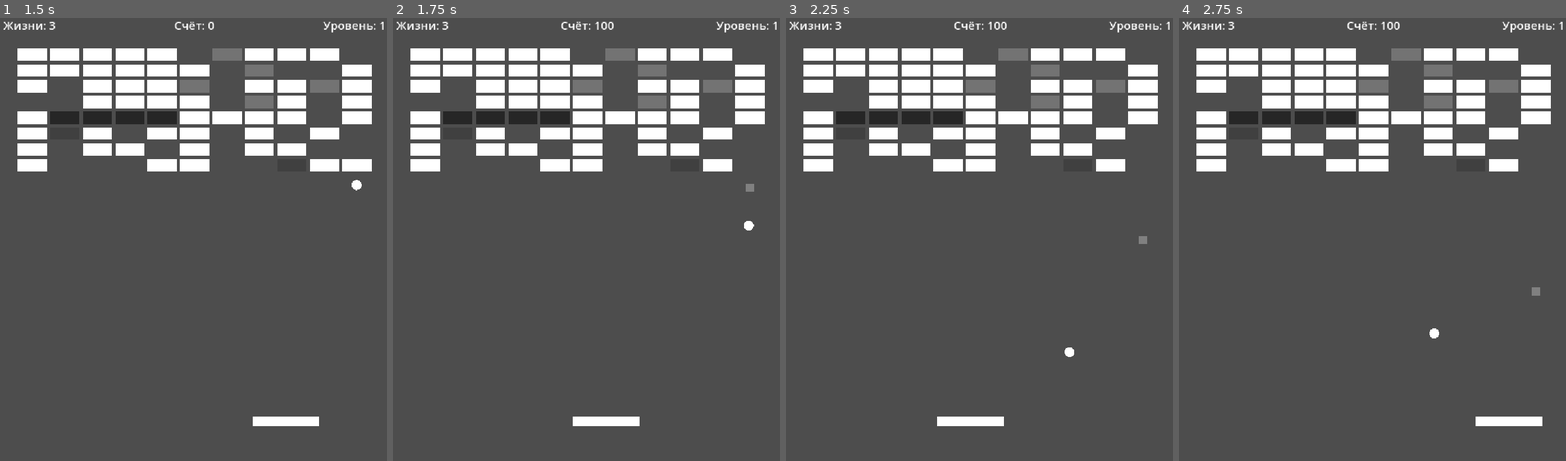
Above: before the commit, frames 1-4 (left to right).
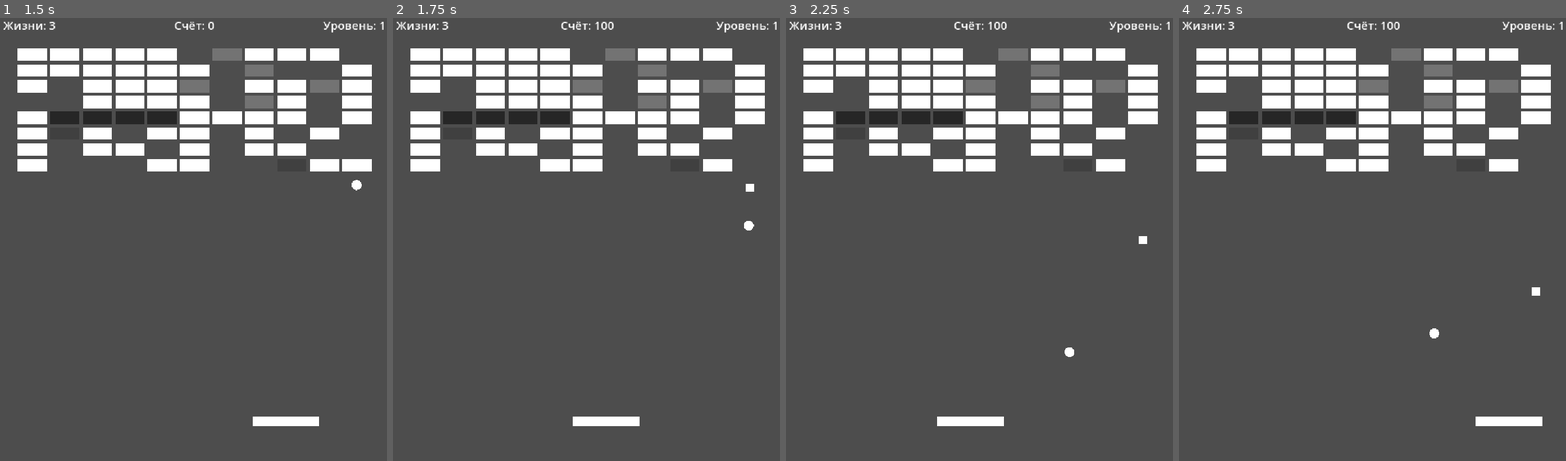
Above: after the commit, the same moments.

Repository: Ardarik421/arkanoid
Game: Godot game, scene res://scenes/main.tscn
The game is run twice, just before and just after one commit, with the same random seed, the same clock (stepped at 60 frames per second) and the same inputs. The project has no main scene, so this scene is started directly.
Inputs (mouse positions are in pixels of both pictures, inside the frame that each line leads up to):
- Up to frame 1 (1.5 s): tap Enter at 0.5 s; move the mouse to (282, 217) at 0.52 s; hold D (move_right) 0.53-1.28 s; tap Space (launch_ball) at 0.6, 1.35 s; move the mouse to (116, 261) at 1.27 s; hold A (move_left) from 1.28 s (still down)
- Up to frame 2 (1.75 s): keep holding A (move_left)
- Up to frame 3 (2.25 s): move the mouse to (1022, 137) at 2.02 s; release A (move_left) at 2.03 s; hold D (move_right) from 2.03 s (still down); tap Space (launch_ball) at 2.1 s
- Up to frame 4 (2.75 s): keep holding D (move_right)

Frame 1 is identical in both runs. In frame 2, less than 0.1% of the frame differs, in the area x 91-94%, y 37-40%; in frame 3, less than 0.1%; in frame 4, less than 0.1%, in the area x 91-94%, y 60-63%.

Commit message:
Добавил раздвоение шаров

Diff:
--- a/scenes/bonus.gd
+++ b/scenes/bonus.gd
@@ -9,7 +9,8 @@
 	SHRINK_PADDLE,
 	EXTRA_LIFE,
 	SLOW_BALL,
-	FAST_BALL
+	FAST_BALL,
+	SPLIT_BALLS
 }
 
 @export var bonus_type: BonusType = BonusType.EXPAND_PADDLE
@@ -46,6 +47,9 @@
 		BonusType.FAST_BALL:
 			draw_rect(rect, Color(0.3, 0.3, 0.3))
 
+		BonusType.SPLIT_BALLS:
+			draw_rect(rect, Color(0.0, 0.8, 1.2))
+
 func _process(delta):
 	global_position.y += fall_speed * delta
 
--- a/scenes/main.gd
+++ b/scenes/main.gd
@@ -82,6 +82,10 @@
 var game_won: bool = false
 var game_over: bool = false
 
+var active_balls: Array[CharacterBody2D] = []
+
+const BALL_SCENE = preload("res://scenes/ball.tscn")
+
 
 # =========================
 # СОСТОЯНИЕ ГЕНЕРАЦИИ УРОВНЯ
@@ -109,6 +113,9 @@
 # =========================
 
 func _ready():
+
+	active_balls.append($Ball)
+
 	if use_test_level:
 		current_level = test_start_level
 	else:
@@ -150,8 +157,17 @@
 # =========================
 
 func reset_ball():
+	for ball in active_balls.duplicate():
+		if is_instance_valid(ball) and ball != $Ball:
+			ball.queue_free()
+
+	active_balls.clear()
+
 	var paddle = $Paddle
 	var ball = $Ball
+
+	ball.visible = true
+	ball.set_physics_process(true)
 
 	ball.global_position = Vector2(
 		paddle.global_position.x,
@@ -159,6 +175,37 @@
 	)
 
 	ball.attach_to_paddle()
+
+	active_balls.append(ball)
+
+func spawn_ball(source_ball: CharacterBody2D) -> CharacterBody2D:
+	var new_ball = BALL_SCENE.instantiate()
+
+	add_child(new_ball)
+
+	new_ball.global_position = source_ball.global_position
+	new_ball.speed = source_ball.speed
+	new_ball.is_attached = false
+
+	source_ball.add_collision_exception_with(new_ball)
+	new_ball.add_collision_exception_with(source_ball)
+
+	active_balls.append(new_ball)
+
+	return new_ball
+
+func split_balls():
+	var balls_to_split = active_balls.duplicate()
+
+	for ball in balls_to_split:
+		if not is_instance_valid(ball):
+			continue
+
+		var original_direction = ball.direction.normalized()
+		var new_ball = spawn_ball(ball)
+
+		ball.direction = original_direction.rotated(deg_to_rad(-45.0))
+		new_ball.direction = original_direction.rotated(deg_to_rad(45.0))
 
 func lose_life():
 	lives -= 1
@@ -263,7 +310,19 @@
 # =========================
 
 func _on_death_zone_body_entered(body):
-	if body.name == "Ball":
+	if not body in active_balls:
+		return
+
+	active_balls.erase(body)
+
+	if body == $Ball:
+		body.is_attached = true
+		body.visible = false
+		body.set_physics_process(false)
+	else:
+		body.queue_free()
+
+	if active_balls.is_empty():
 		lose_life()
 
 func _on_brick_destroyed(points: int, brick_position: Vector2):
@@ -299,6 +358,9 @@
 
 		Bonus.BonusType.FAST_BALL:
 			$Ball.speed = 1000.0
+
+		Bonus.BonusType.SPLIT_BALLS:
+			split_balls.call_deferred()
 
 # =========================
 # ИНТЕРФЕЙС
